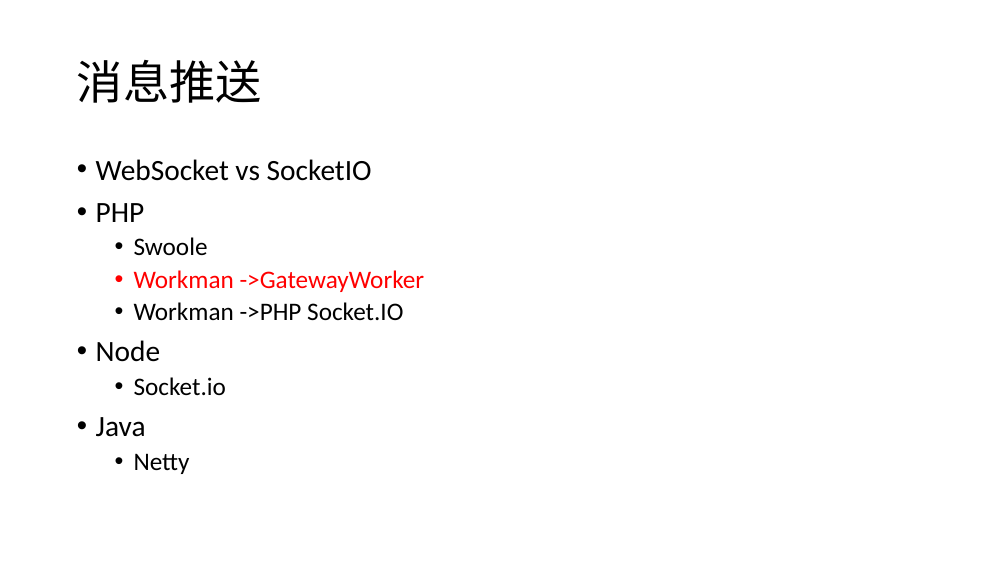
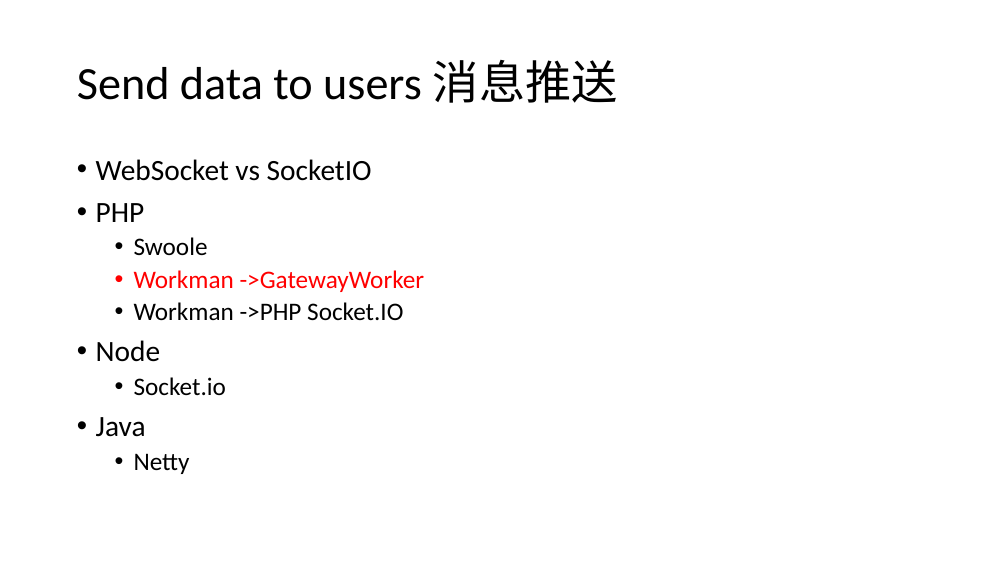
Before and after one commit to csliangdu/ExchangeAgg, a slide deck: slide 52 of doc/Coin.pptx (slide 4 before the commit). Drawn at 1008x567 pixels with LibreOffice and Linux fonts; fonts in the diff are those of the drawing. Boxes give left, top, right and bottom in pixels: in the first picture for what was removed or moved away, otherwise in the second. Text is boxed around its words. In the diff, an @@ line names an element or a change of style, - is before the commit and + after.

```diff
--- a/doc/Coin.pptx
+++ b/doc/Coin.pptx
@@ title at [77,60,618,103]: text changed @@
-消息推送
+Send data to users 消息推送
```
Also in this commit, not shown: 3 other slides changed, 58 slides added, 1 slide removed.
